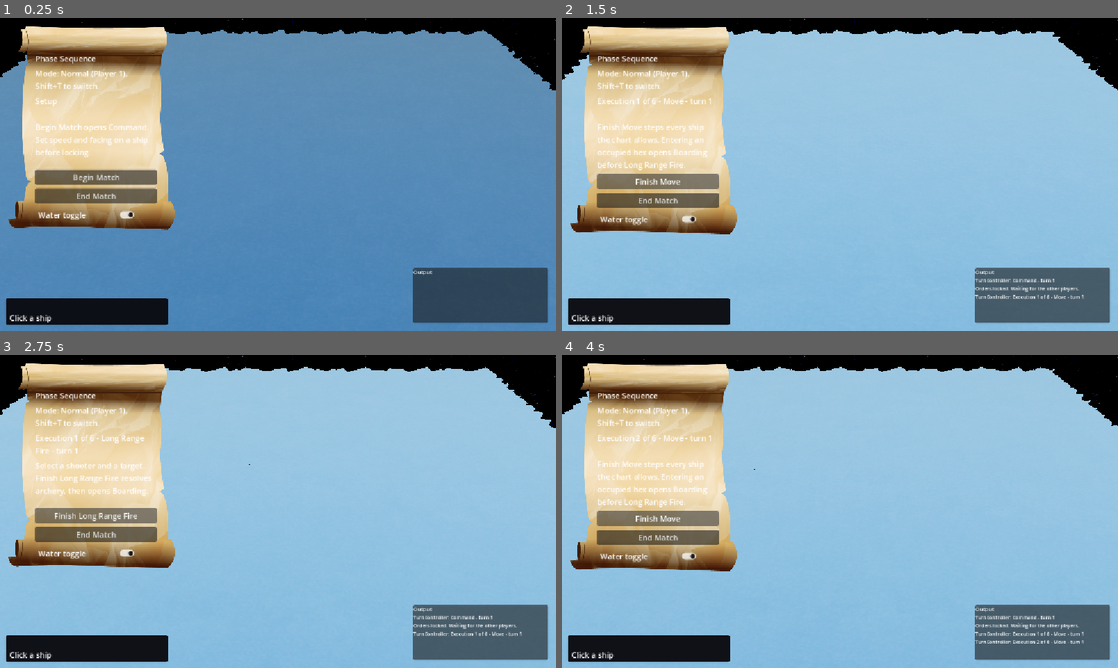
Above: before the commit, frames 1-4 (two rows, left to right).
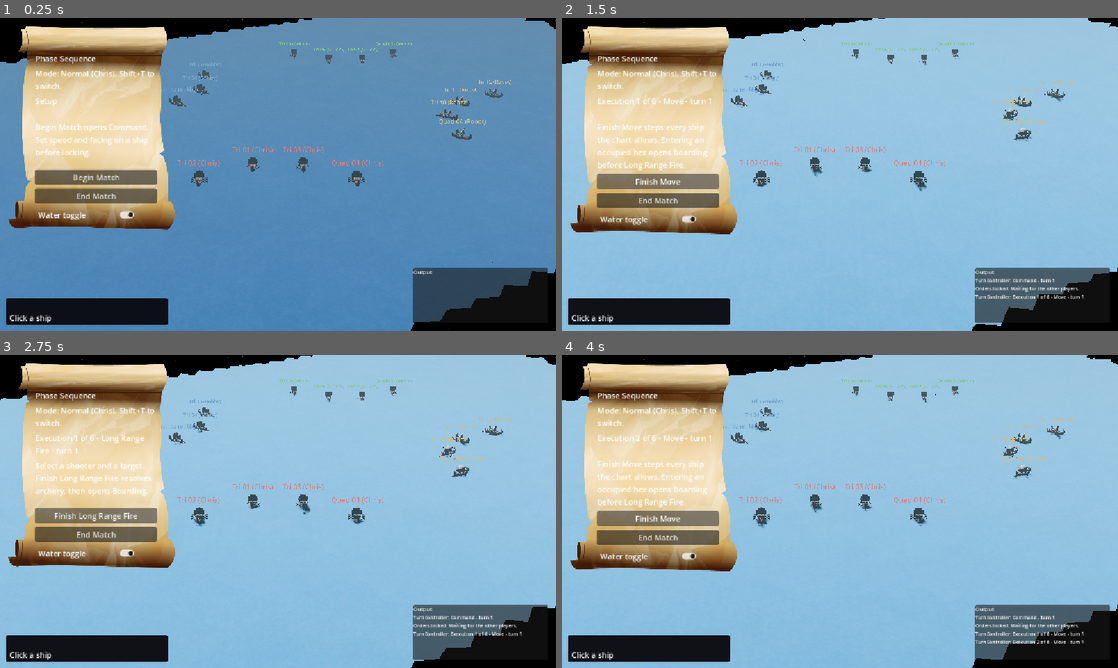
Above: after the commit, the same moments.

Repository: SamEBart/COM_429_RammingSpeed
Game: Godot game, scene res://scenes/GameScene.tscn
Two runs of this game, one before a commit and one after it. Both use one fixed random seed, a clock stepped at 60 frames per second and the inputs below.
Inputs:
- Up to frame 1 (0.25 s): no input
- Up to frame 2 (1.5 s): click "Begin Match" at 0.5 s; click "Ready" at 1.25 s
- Up to frame 3 (2.75 s): click "Finish Move" at 2 s
- Up to frame 4 (4 s): click "Finish Long Range Fire" at 2.75 s; click "Finish Boarding" at 3.5 s

The runs differ from the first frame. In frame 1, 7.7% of the frame differs, in the area x 0-100%, y 0-100%; in frame 2, 7.9%; in frame 3, 7.9%; in frame 4, 7.9%.
Error before the commit: Invalid call to function 'initiate' in base 'CharacterBody3D (Player)'. Expected 3 argument(s). (res://scripts/WorldGen/world_gen.gd:103)

Commit message:
fix: fix instantiating CPU opponents

Diff:
--- a/scripts/WorldGen/world_gen.gd
+++ b/scripts/WorldGen/world_gen.gd
@@ -38,7 +38,12 @@
 	var quad_count := 0
 	for i in SPAWN_PLAYERS.size():
 		var info: Dictionary = SPAWN_PLAYERS[i]
-		var player = _inst_player(info["name"], i + 1)
+
+		var isCPU = false
+		if info["player_type"] == "CPU":
+			isCPU = true
+
+		var player = _inst_player(info["name"], i + 1, isCPU)
 		var tiles: Array[Tile] = []
 		if info.has("opposite_of"):
 			tiles = _opposite_tiles(team_tiles[info["opposite_of"]], map_middle)
@@ -98,9 +103,9 @@
 		count -= 1
 
 ## Carter's Creating Player combined with Melia's create_starting_units
-func _inst_player(name, id):
+func _inst_player(name, id, isCPU=false):
 	var playerInstance = myPlayer.instantiate()
-	playerInstance.initiate(name, id)
+	playerInstance.initiate(name, id, isCPU)
 	add_child(playerInstance)
 	playerInstance.add_to_group("players")
 	return playerInstance
@@ -135,10 +140,10 @@
 ## "opposite_of" copies another team's spots spun half a turn around the middle of the map.
 ## On this hex grid that is the only mirror that lands exactly on tiles, so the two teams start in matching spots.
 const SPAWN_PLAYERS := [
-	{"name": "Chris", "corner": Vector2(-1, -1), "facing": 0, "color": Color(1.0, 0.45, 0.4)},
-	{"name": "Bobby", "corner": Vector2(1, -1), "facing": 4, "color": Color(0.45, 0.7, 1.0)},
-	{"name": "Grimm", "opposite_of": 0, "facing": 3, "color": Color(0.5, 0.95, 0.5)},
-	{"name": "Morgan", "opposite_of": 1, "facing": 1, "color": Color(1.0, 0.85, 0.35)},
+	{"name": "Chris", "corner": Vector2(-1, -1), "facing": 0, "color": Color(1.0, 0.45, 0.4), "player_type": "Human"},
+	{"name": "Bobby", "corner": Vector2(1, -1), "facing": 4, "color": Color(0.45, 0.7, 1.0), "player_type": "Human"},
+	{"name": "Grimm", "opposite_of": 0, "facing": 3, "color": Color(0.5, 0.95, 0.5), "player_type": "Human"},
+	{"name": "Robot", "opposite_of": 1, "facing": 1, "color": Color(1.0, 0.85, 0.35), "player_type": "CPU"},
 ]
 
 
